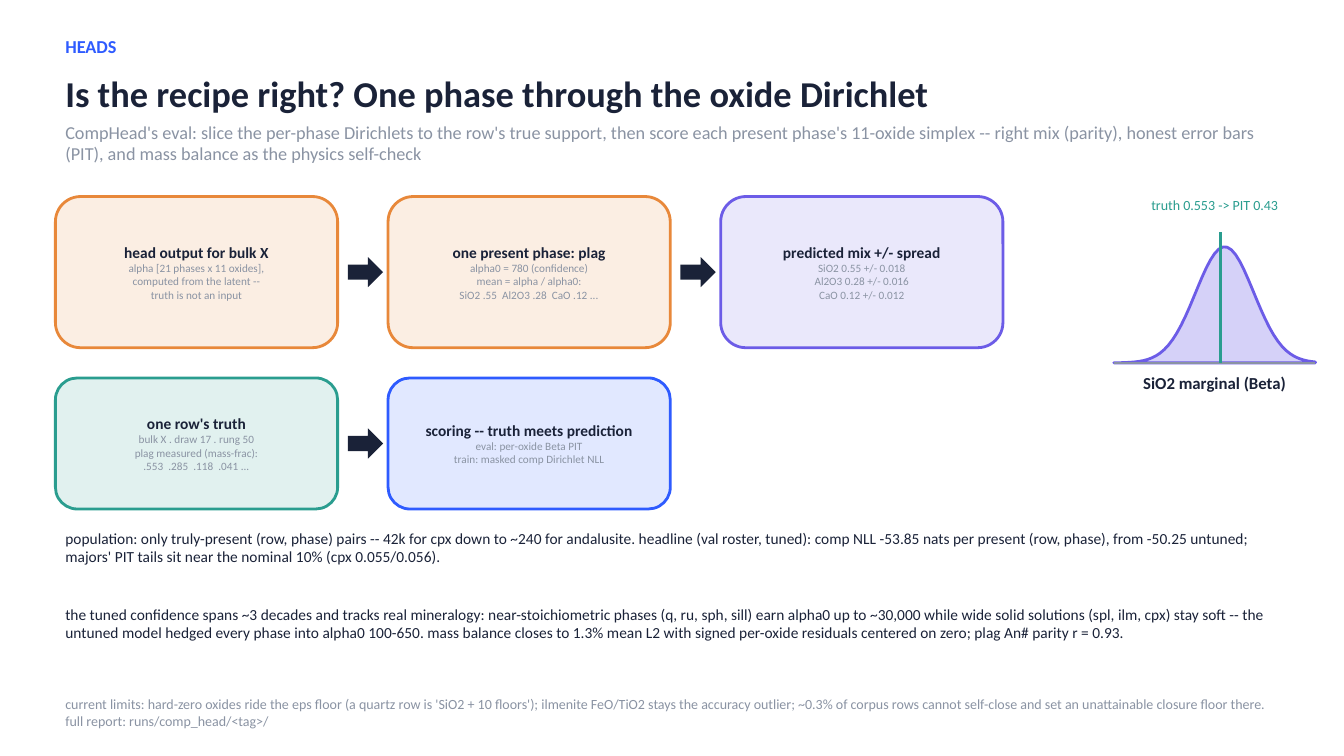
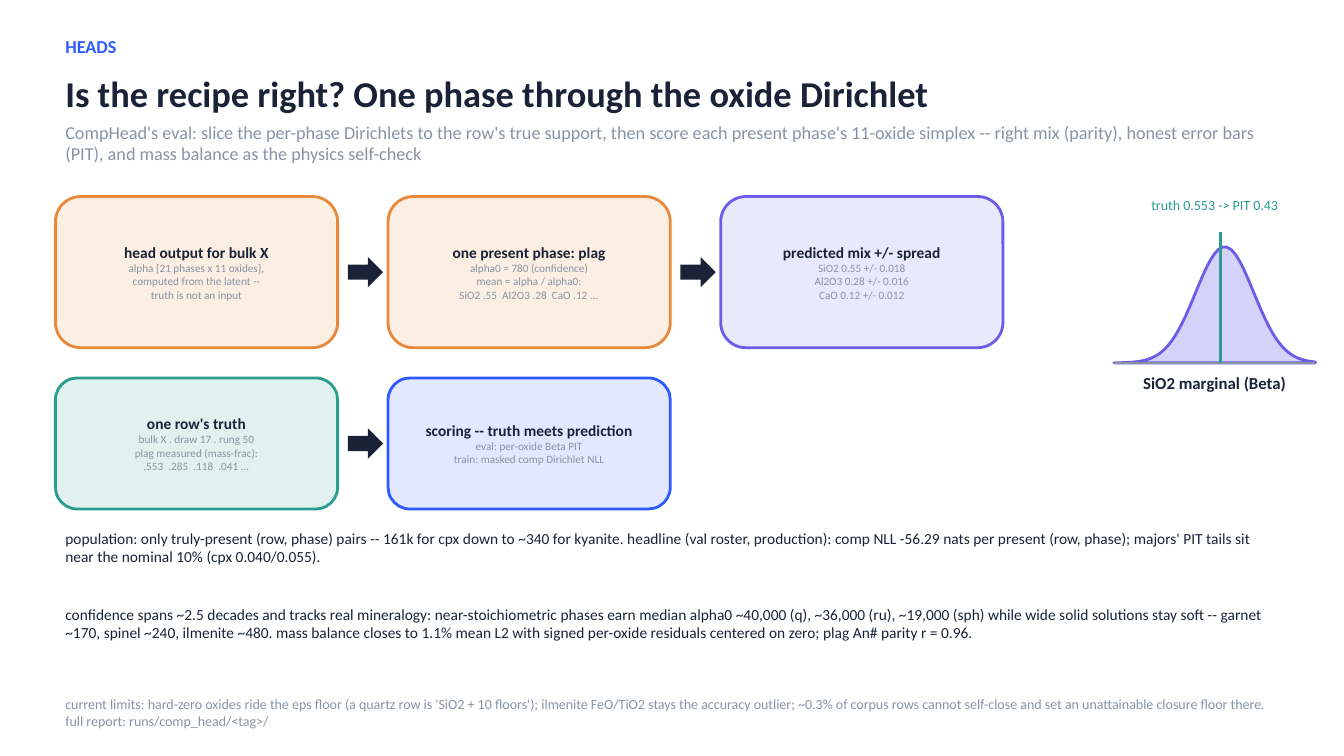
Before and after one commit to matthew-j-liu/phasecast, a slide deck: slide 17 of slides/overview.pptx. Drawn at 1344x756 pixels with LibreOffice and Linux fonts; fonts in the diff are those of the drawing. Boxes give left, top, right and bottom in pixels: in the first picture for what was removed or moved away, otherwise in the second. Text is boxed around its words. In the diff, an @@ line names an element or a change of style, - is before the commit and + after.

```diff
--- a/slides/overview.pptx
+++ b/slides/overview.pptx
@@ text at box(65, 533, 1250, 565): text changed @@
-population: only truly-present (row, phase) pairs -- 42k for cpx down to ~240 for andalusite. headline (val roster, tuned): comp NLL -53.85 nats per present (row, phase), from -50.25 untuned; majors' PIT tails sit near the nominal 10% (cpx 0.055/0.056).
+population: only truly-present (row, phase) pairs -- 161k for cpx down to ~340 for kyanite. headline (val roster, production): comp NLL -56.29 nats per present (row, phase); majors' PIT tails sit near the nominal 10% (cpx 0.040/0.055).
@@ text at box(65, 609, 1262, 641): text changed @@
-the tuned confidence spans ~3 decades and tracks real mineralogy: near-stoichiometric phases (q, ru, sph, sill) earn alpha0 up to ~30,000 while wide solid solutions (spl, ilm, cpx) stay soft -- the untuned model hedged every phase into alpha0 100-650. mass balance closes to 1.3% mean L2 with signed per-oxide residuals centered on zero; plag An# parity r = 0.93.
+confidence spans ~2.5 decades and tracks real mineralogy: near-stoichiometric phases earn median alpha0 ~40,000 (q), ~36,000 (ru), ~19,000 (sph) while wide solid solutions stay soft -- garnet ~170, spinel ~240, ilmenite ~480. mass balance closes to 1.1% mean L2 with signed per-oxide residuals centered on zero; plag An# parity r = 0.96.
```
Also in this commit, not shown: 12 other slides changed, 1 slide added, 1 other file.
